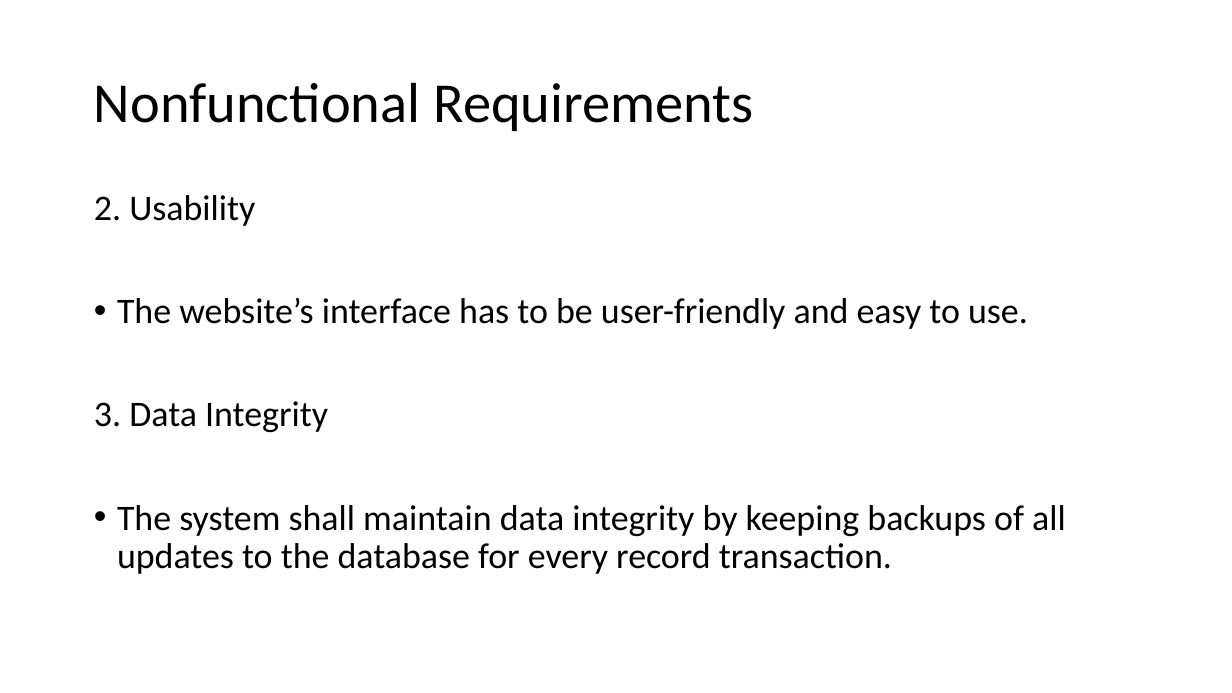
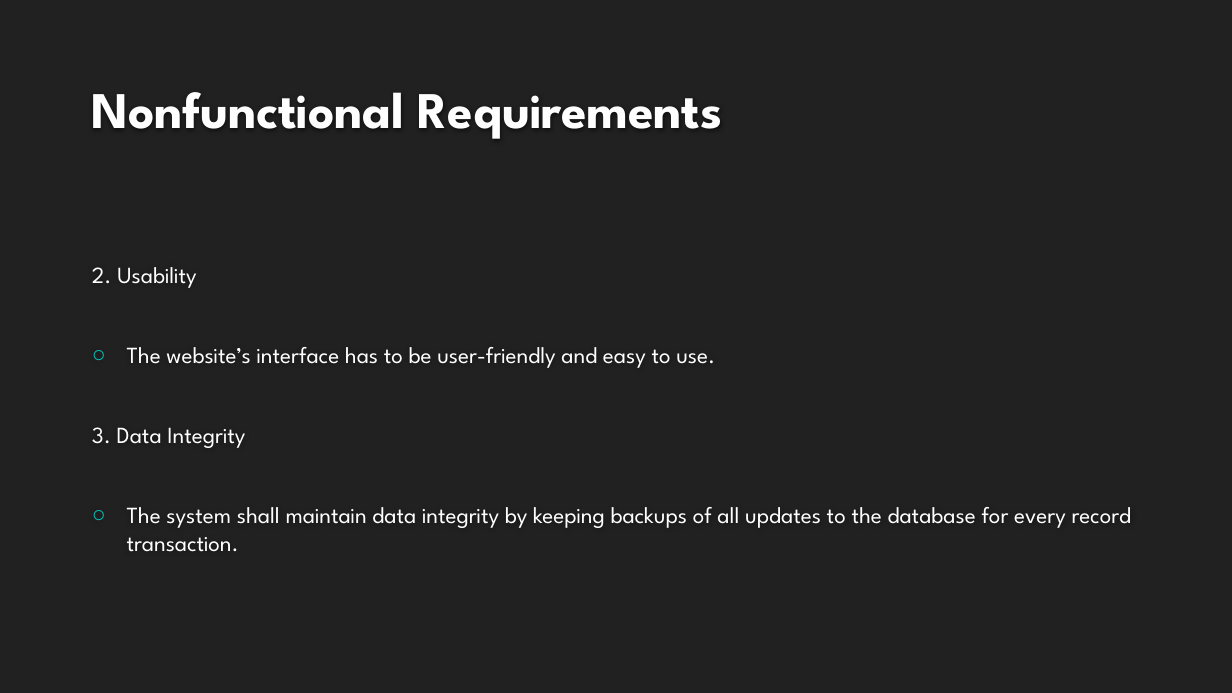
Before and after one commit to kizilelma23/CSE305_Midterm_Project, a slide deck: slide 8 of 5_Midterm_Presentation.pptx. Drawn at 1232x693 pixels with LibreOffice and Linux fonts; fonts in the diff are those of the drawing; background and template pictures are left out. Boxes give left, top, right and bottom in pixels: in the first picture for what was removed or moved away, otherwise in the second. Text is boxed around its words. In the diff, an @@ line names an element or a change of style, - is before the commit and + after.

```diff
--- a/5_Midterm_Presentation.pptx
+++ b/5_Midterm_Presentation.pptx
@@ background #FFFFFF to #212121 @@
@@ title "Nonfunctional Requirements": place and size @@
-title "Nonfunctional Requirements" at [94,82,753,131]
+title "Nonfunctional Requirements" at [91,92,723,139]
@@ title "Nonfunctional Requirements" at [91,92,723,139]: size 44 to 40 pt, font Calibri to League Spartan, text colour #000000 to #FEFEFE, bold on; line spacing 0.9 to 1; vertical alignment middle to bottom @@
@@ text "2. Usability": place and size @@
-text "2. Usability" at [94,195,1066,574]
+text "2. Usability" at [92,267,1131,552]
@@ text "2. Usability" at [92,267,1131,552]: size 28 to 18 pt, font Calibri to League Spartan, text colour #000000 to #FFFFFF; line spacing 0.9 to 1; bullet • to ○; vertical alignment top to middle @@
```
Also in this commit, not shown: 11 other slides changed.
